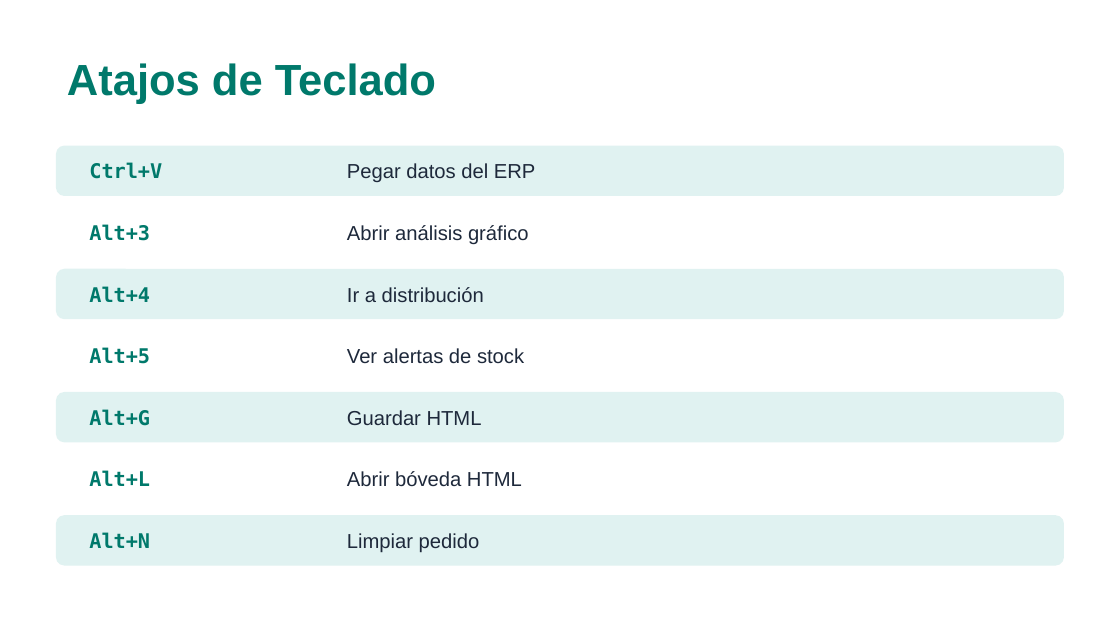
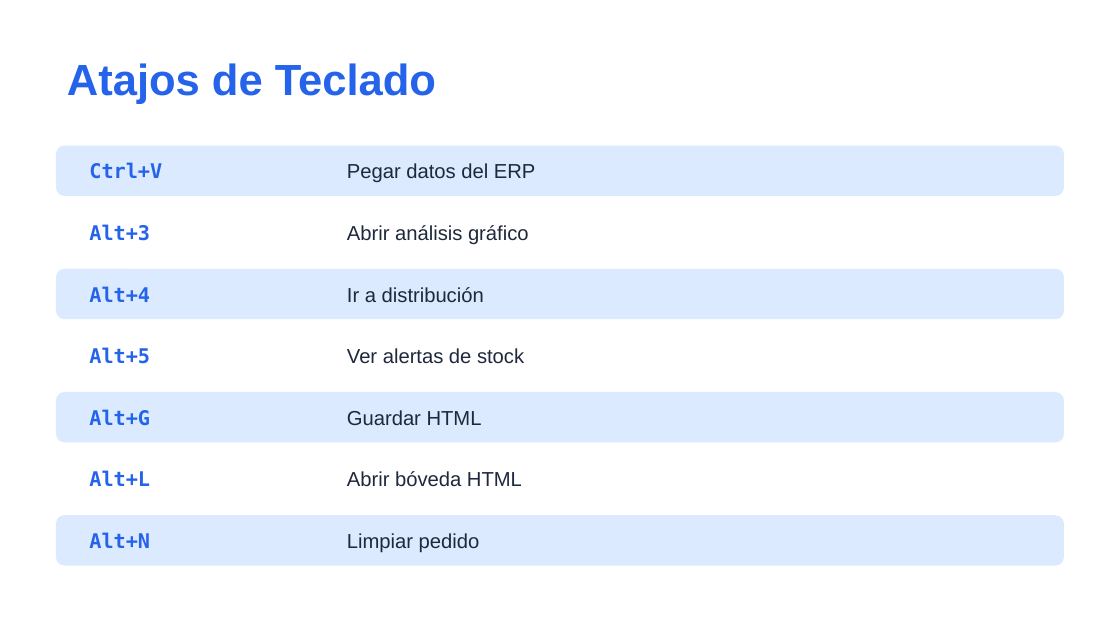
Before and after one commit to carloscus/g360-order-xlsx, a slide deck: slide 6 of docs/CIPSA_OrderX_Guia_Uso.pptx. Drawn at 1120x630 pixels with LibreOffice and Linux fonts; fonts in the diff are those of the drawing. Boxes give left, top, right and bottom in pixels: in the first picture for what was removed or moved away, otherwise in the second. Text is boxed around its words. In the diff, an @@ line names an element or a change of style, - is before the commit and + after.

```diff
--- a/docs/CIPSA_OrderX_Guia_Uso.pptx
+++ b/docs/CIPSA_OrderX_Guia_Uso.pptx
@@ fill #E0F2F1 to #DBEAFE in 4 elements at (56,146,1064,196), (56,269,1064,319), (56,392,1064,442), (56,515,1064,566) @@
@@ text colour #00796B to #2563EB in 8 elements at (67,63,436,104), (89,162,162,179), (89,224,150,241), (89,286,150,302), (89,347,150,364), (89,409,150,426), (89,470,150,486), (89,532,150,548) @@
```
Also in this commit, not shown: 6 other slides changed, 3 slides added, 12 other files.
